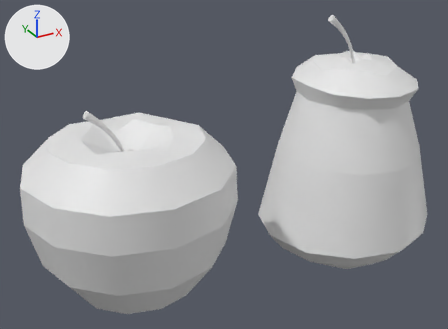
Two versions of the FBX model HG/fruit.fbx, one commit apart.
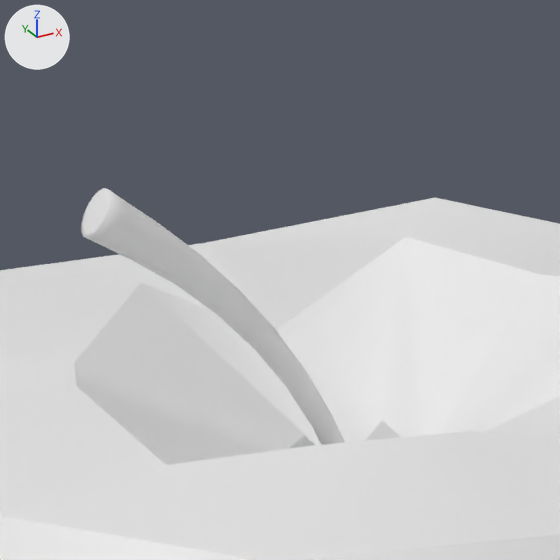
The first picture shows the older version from a 50 mm camera at (-0.438, -1.245, 0.692) aimed at (0.265, 0.032, 0.054). The close-ups show both versions on the part from 16% to 35% of the width and 25% to 52% of the height of that picture; other places that the commit changed are outside them. Lighting does not change. The marker at upper left points along +X, +Y and +Z. Where no turn or scale is listed for an object, it has been applied to the vertices.

Names of what the first close-up shows: 'apple', 'apple stem'.
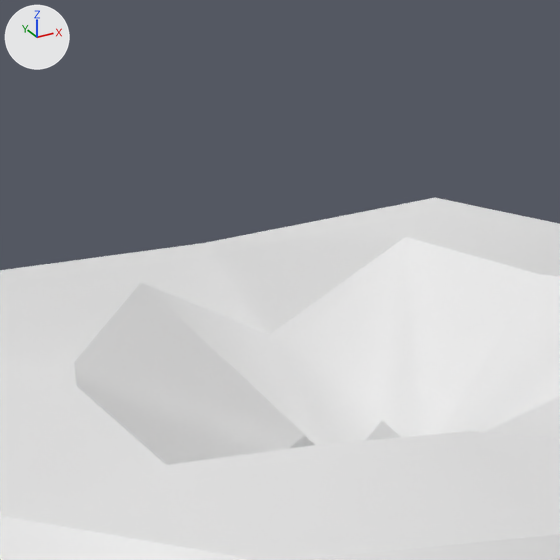
Changed parts and their boxes [x1, y1, x2, y2] in the close-ups (560 x 560 px):
'apple stem', deleted: before [81, 188, 345, 445]

The change, as a list of edits to the scene's bpy script:
```text
Remove ob_apple_stem:
    ob_apple_stem = bpy.data.objects.new('apple stem', me_mesh_001)
    ob_apple_stem.location = (0.0, 0.0, 0.0884)
```
